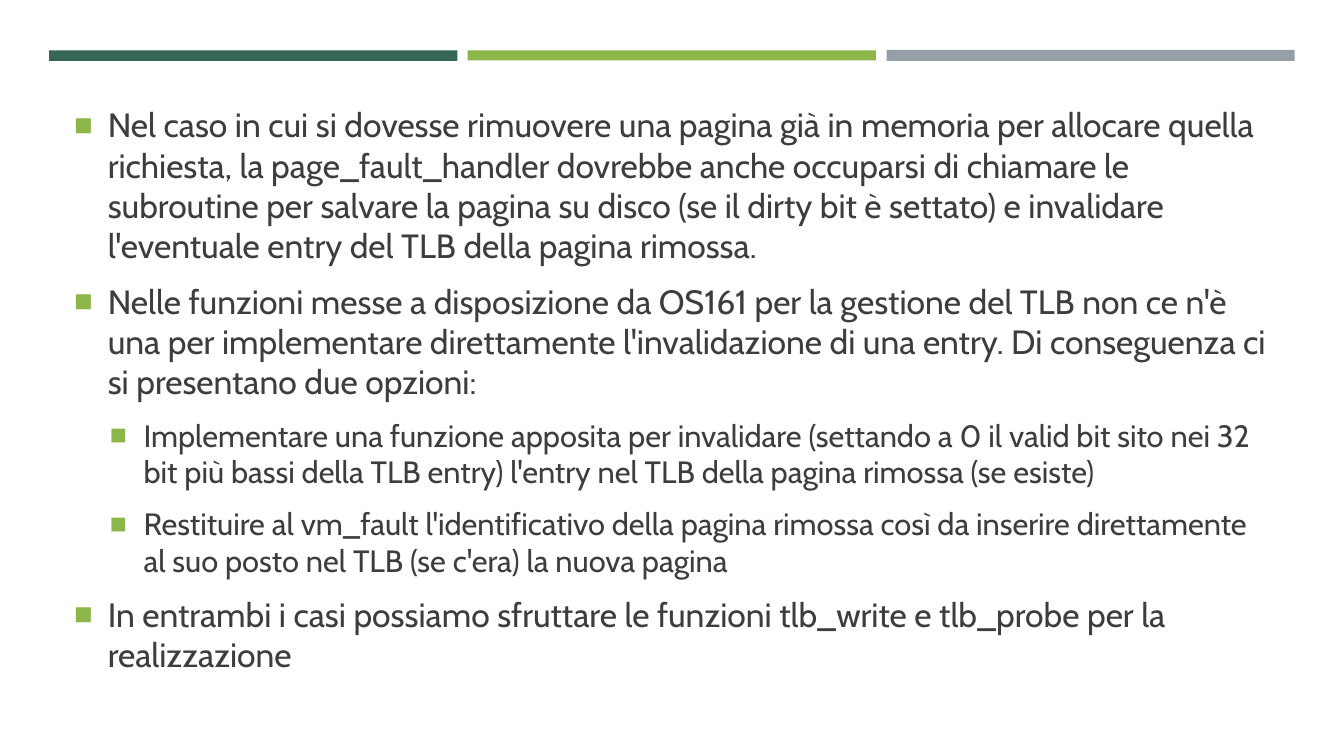
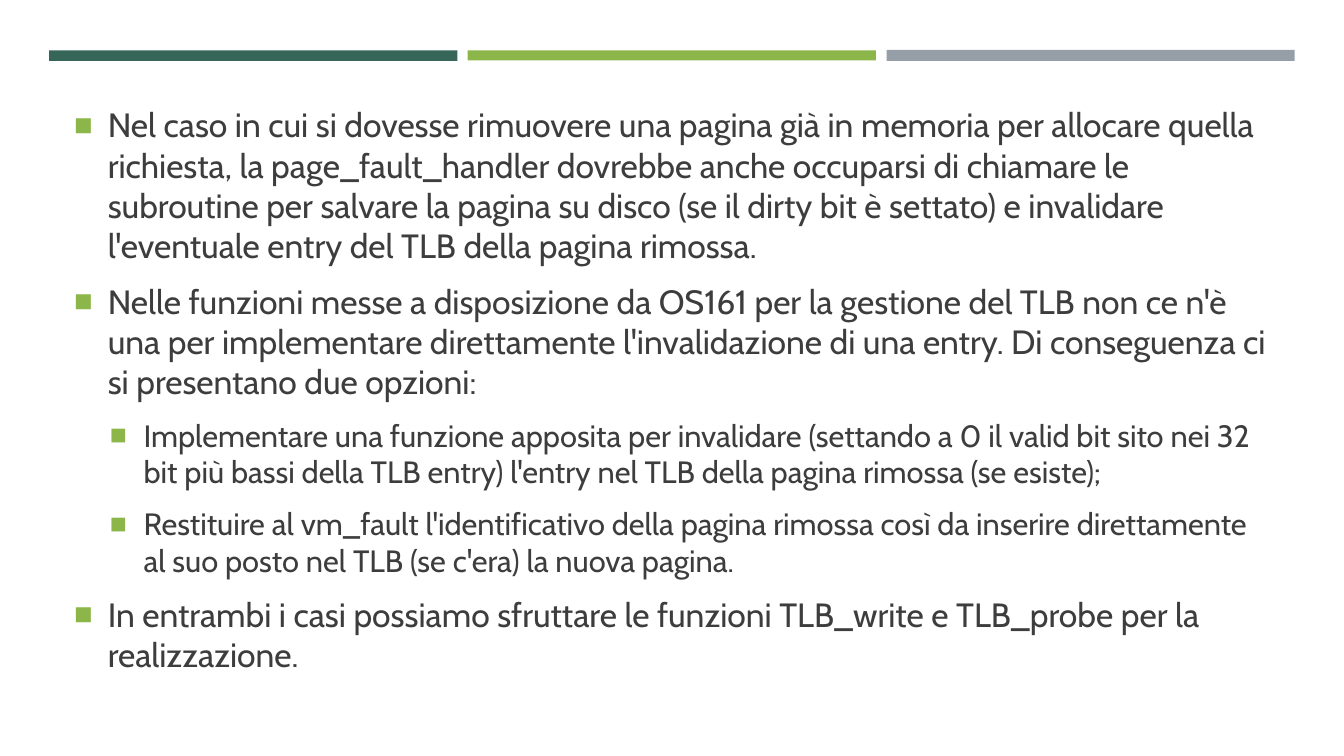
Before and after one commit to ProgrammazioneDiSistema2023-IA-ZZ/Group04, a slide deck: slide 50 of MentOS - Gestione Della Memoria.pptx. Drawn at 1344x756 pixels with LibreOffice and Linux fonts; fonts in the diff are those of the drawing. Boxes give left, top, right and bottom in pixels: in the first picture for what was removed or moved away, otherwise in the second. Text is boxed around its words. In the diff, an @@ line names an element or a change of style, - is before the commit and + after.

```diff
--- a/MentOS - Gestione Della Memoria.pptx
+++ b/MentOS - Gestione Della Memoria.pptx
@@ text at [108,424,1250,668]: text changed @@
-  ■ Implementare una funzione apposita per invalidare (settando a 0 il valid bit sito nei 32 bit più bassi della TLB entry) l'entry nel TLB della pagina rimossa (se esiste)
-  ■ Restituire al vm_fault l'identificativo della pagina rimossa così da inserire direttamente al suo posto nel TLB (se c'era) la nuova pagina
-■ In entrambi i casi possiamo sfruttare le funzioni tlb_write e tlb_probe per la realizzazione
+  ■ Implementare una funzione apposita per invalidare (settando a 0 il valid bit sito nei 32 bit più bassi della TLB entry) l'entry nel TLB della pagina rimossa (se esiste);
+  ■ Restituire al vm_fault l'identificativo della pagina rimossa così da inserire direttamente al suo posto nel TLB (se c'era) la nuova pagina.
+■ In entrambi i casi possiamo sfruttare le funzioni TLB_write e TLB_probe per la realizzazione.
```
Also in this commit, not shown: 32 other slides changed, 9 other files.
